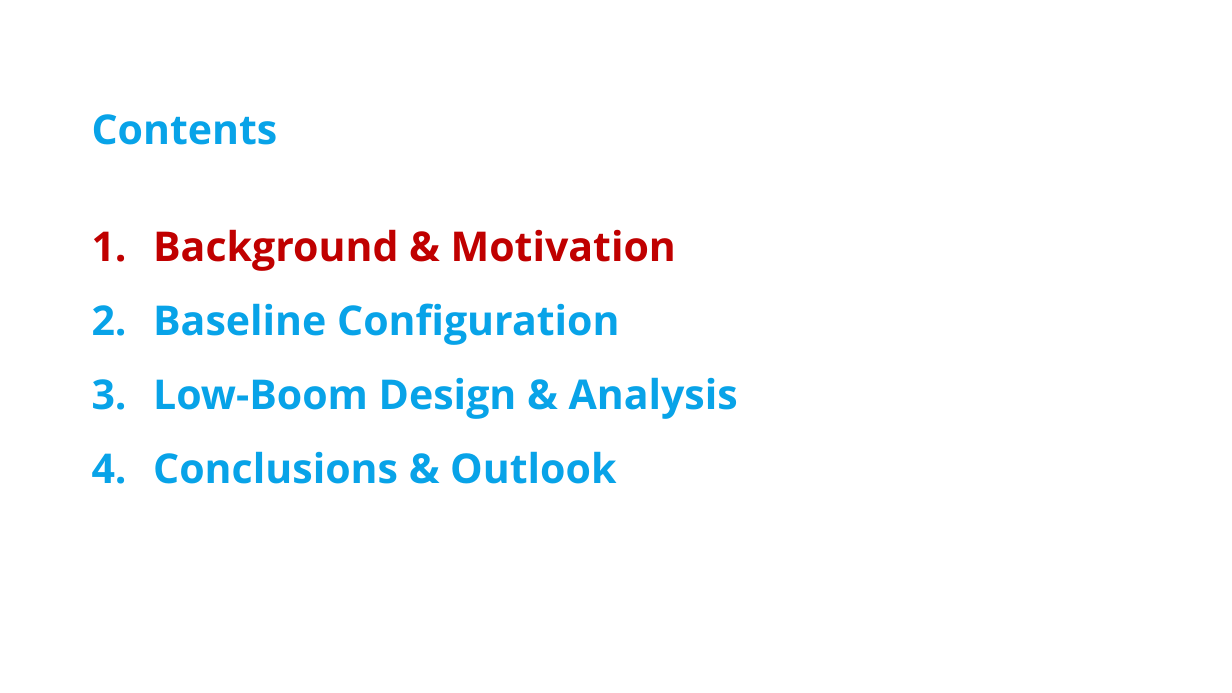
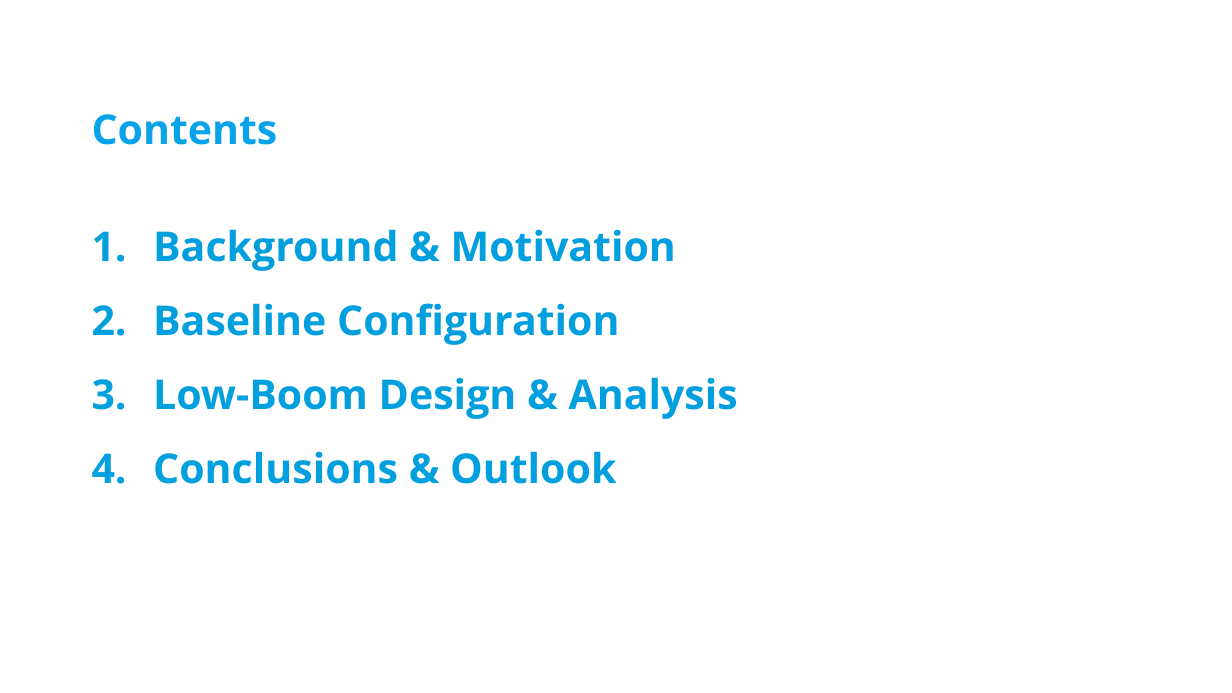
Before and after one commit to 7dinosaur/ideaverse, a slide deck: slide 2 of Efforts/On/ICAS会议/ICAS报告ppt正式版.pptx. Drawn at 1232x693 pixels with LibreOffice and Linux fonts; fonts in the diff are those of the drawing; background and template pictures are left out. Boxes give left, top, right and bottom in pixels: in the first picture for what was removed or moved away, otherwise in the second. Text is boxed around its words. In the diff, an @@ line names an element or a change of style, - is before the commit and + after.

```diff
--- a/Efforts/On/ICAS会议/ICAS报告ppt正式版.pptx
+++ b/Efforts/On/ICAS会议/ICAS报告ppt正式版.pptx
@@ text "Background & Motivation" at [153, 229, 738, 484]: text colour #C00000 to #019FDE in "Background & Motivation"; text colour #08A3E8 to #019FDE in "Baseline Configuration", "Low-Boom Design & Analysis", "Conclusions & Outlook" @@
```
Also in this commit, not shown: 1 other slide changed, 3 slides removed, 1 other file.
